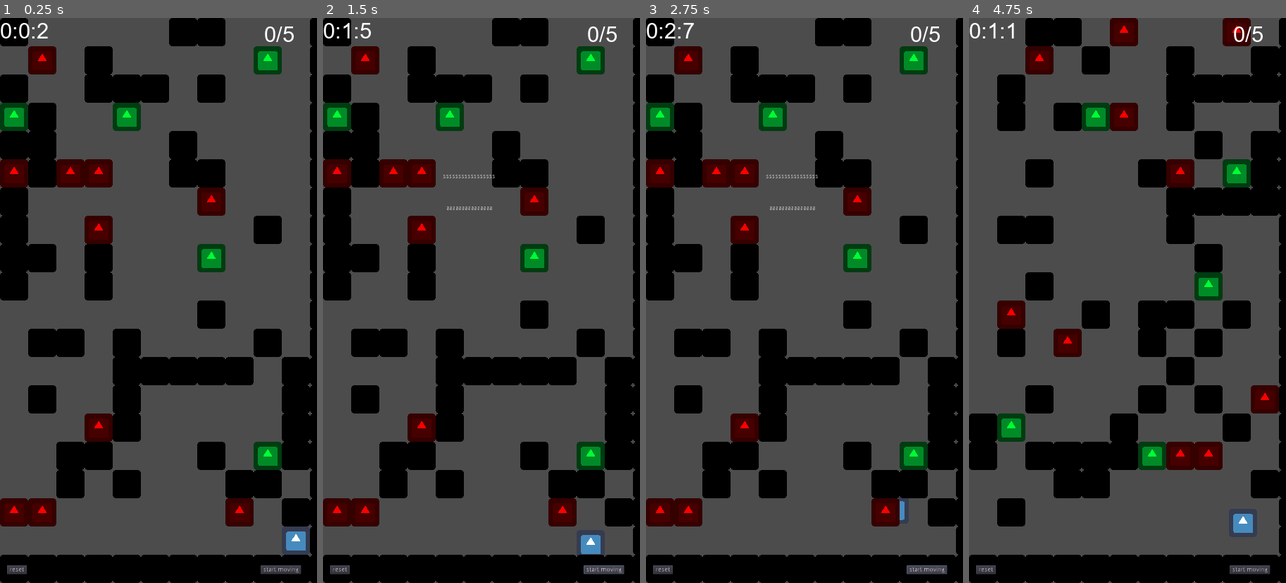
Above: before the commit, frames 1-4 (left to right).
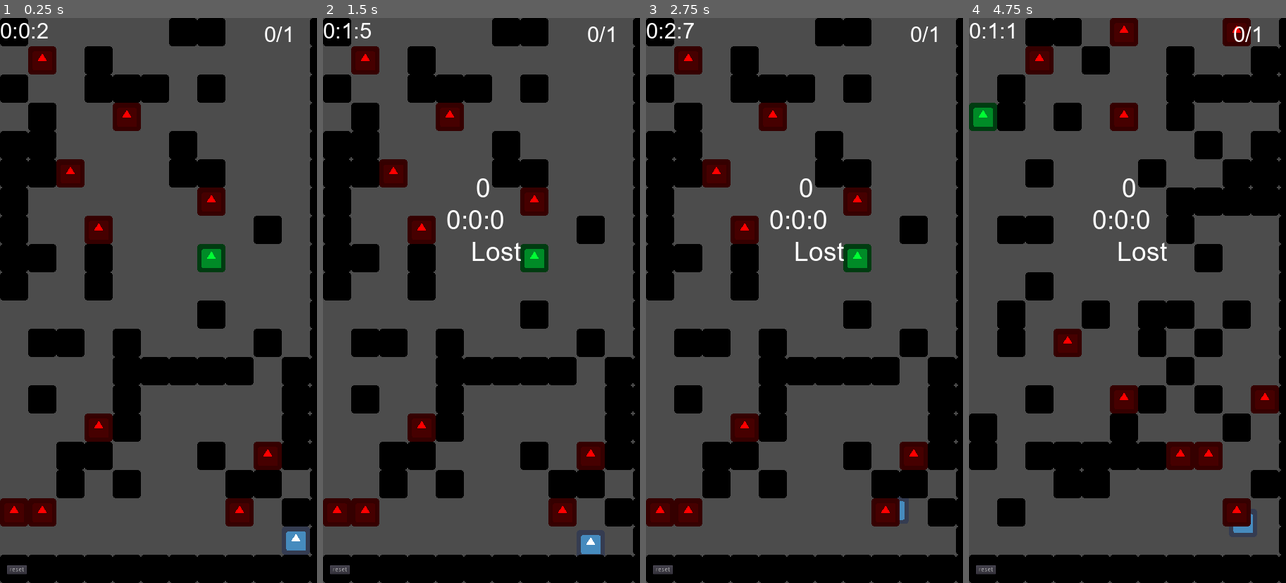
Above: after the commit, the same moments.

Repository: salimHarthi/mobile_game
Game: Godot game, scene res://map/Map.tscn
Same seed, same stepped clock (60 frames per second), same inputs: the game is played once before the commit and once after it. The engine's default icon, where the game draws it, is replaced by a stand-in: a white triangle on a blue panel in a dark square.
Inputs (mouse positions are in pixels of both pictures, inside the frame that each line leads up to):
- Up to frame 1 (0.25 s): no input
- Up to frame 2 (1.5 s): click (605, 571) at 0.5 s, where only the run before the commit has a clickable "start moving"; click (605, 571) at 1.25 s, where only the run before the commit has a clickable "start moving"
- Up to frame 3 (2.75 s): click (928, 571) at 2 s, where only the run before the commit has a clickable "start moving"
- Up to frame 4 (4.75 s): click "reset" at 2.75 s; click "reset" at 3.5 s; move the mouse to (1022, 34) at 4.27 s; click (1022, 34) at 4.42 s

The runs differ from the first frame. In frame 1, 2.9% of the frame differs, in the area x 0-96%, y 1-99%; in frame 2, 3.5%; in frame 3, 3.5%; in frame 4, 5.1%.

Commit message:
added dashbord

Diff:
--- /dev/null
+++ b/map/Label.gd
@@ -0,0 +1,13 @@
+extends Label
+
+
+
+func _ready():
+	self.text = str($"..".score)
+
+
+
+
+
+func _on_scoreBord__on_send_score(time, score):
+	self.text = str($"..".score)
--- /dev/null
+++ b/map/Label2.gd
@@ -0,0 +1,12 @@
+extends Label
+
+
+func _ready():
+	self.text = str($"..".time)
+
+
+
+
+
+func _on_scoreBord__on_send_score(time, score):
+	self.text = str($"..".time)
--- a/map/Map.gd
+++ b/map/Map.gd
@@ -5,7 +5,7 @@
 export(float,0,1) var prob_of_getting_tile = 0.06
 onready var good = preload("res://tiles/good.tscn")
 onready var denger_blocs = preload("res://tiles/denger_blocs.tscn")
-export(int) var max_number_of_good = 5
+export(int) var max_number_of_good =1
 export(int) var max_number_of_denger = 10
 var _points_collected = 0
 var rng = RandomNumberGenerator.new()
@@ -21,6 +21,8 @@
 }
 
 signal on_send_score(val)
+signal _on_end_game(v_scor,v_time,won_lose)
+
 func _init_grid():
 	grid = []
 	for x in width:
@@ -110,6 +112,7 @@
 				var b = denger_blocs.instance()
 				b.global_position = (walker*CellSize)+(CellSize/2)
 				b.connect('_on_end_game', $scoreBord, '_show_game_end')
+				b.connect('_on_end_game', self, '_on_end_game_handeler')
 				add_child(b)
 				borders.set_cellv(b.global_position, -1)
 				count+=1
@@ -117,7 +120,7 @@
 
 
 func _ready():
-	$scoreBord.hide()
+	$CanvasLayer/scoreBord.hide()
 	rng.randomize()
 	_init_grid()
 	#_clear_tilemaps()
@@ -135,4 +138,9 @@
 	_points_collected +=1
 	emit_signal('on_send_score',_points_collected)
 	if _points_collected ==max_number_of_good:
-		get_tree().reload_current_scene()
+		emit_signal("_on_end_game",_points_collected,$CanvasLayer/timerText.time,'Won')
+		#get_tree().reload_current_scene()
+
+
+func _on_end_game_handeler():
+	emit_signal("_on_end_game",_points_collected,$CanvasLayer/timerText.time,'Lost')
--- a/map/Map.tscn
+++ b/map/Map.tscn
@@ -1,10 +1,9 @@
-[gd_scene load_steps=14 format=2]
+[gd_scene load_steps=13 format=2]
 
 [ext_resource path="res://player/player.tscn" type="PackedScene" id=1]
 [ext_resource path="res://tiles/borders.tscn" type="PackedScene" id=2]
 [ext_resource path="res://assets/score.tscn" type="PackedScene" id=3]
 [ext_resource path="res://lineDrawer/lineDrawer.tscn" type="PackedScene" id=4]
-[ext_resource path="res://buttons/move.tscn" type="PackedScene" id=5]
 [ext_resource path="res://buttons/reset.tscn" type="PackedScene" id=6]
 [ext_resource path="res://map/Map.gd" type="Script" id=7]
 [ext_resource path="res://assets/arial.ttf" type="DynamicFontData" id=8]
@@ -34,12 +33,6 @@
 position = Vector2( 328, 464 )
 points = PoolVector2Array( 224, -168 )
 
-[node name="move" parent="." instance=ExtResource( 5 )]
-margin_left = 592.0
-margin_top = 1240.0
-margin_right = 684.0
-margin_bottom = 1260.0
-
 [node name="reset" parent="." instance=ExtResource( 6 )]
 margin_left = 16.0
 margin_top = 1240.0
@@ -61,12 +54,11 @@
 margin_bottom = 72.0
 custom_fonts/normal_font = SubResource( 1 )
 
-[node name="scoreBord" parent="." instance=ExtResource( 11 )]
+[node name="scoreBord" parent="CanvasLayer" instance=ExtResource( 11 )]
 margin_left = 120.0
 margin_top = 288.0
 margin_right = 632.0
 margin_bottom = 672.0
 
+[connection signal="_on_end_game" from="." to="CanvasLayer/scoreBord" method="_on_Map__on_end_game"]
 [connection signal="mypath_created" from="lineDrawer" to="player" method="_on_lineDrawer_mypath_created"]
-[connection signal="pressed" from="move" to="player" method="_on_move_pressed"]
-[connection signal="pressed" from="move" to="lineDrawer" method="_on_move_pressed"]
--- a/map/scoreBord.gd
+++ b/map/scoreBord.gd
@@ -1,21 +1,33 @@
 extends Control
 
-onready var denger_blocs = preload("res://tiles/denger_blocs.tscn")
+
 # Declare member variables here. Examples:
 # var a = 2
 # var b = "text"
+signal _on_send_score(time,score,won_lose)
 
-
+var score = 0
+var time = "0:0:0"
 
 func _ready():
 	pass # Replace with function body.
+#func _on_get_score_and_time(v_scor,v_time):
+#	score = v_scor
+#	time = v_time
 
-func _on_get_a_point_handel():
-	print("point")
-func _show_game_end():
-	self.show()
-	print("game end")
+#func _show_game_end():
+#	emit_signal("_on_send_score",score,time)
+#	self.show()
+#	print("game end")
 
 # Called every frame. 'delta' is the elapsed time since the previous frame.
 #func _process(delta):
 #	pass
+
+
+func _on_Map__on_end_game(v_scor, v_time,won_lose):
+	score = "Score: " +str(v_scor)
+	time = "Time: "+str(v_time)
+	emit_signal("_on_send_score",score,time,won_lose)
+	self.show()
+	print("game end")
--- a/map/scoreBord.tscn
+++ b/map/scoreBord.tscn
@@ -1,22 +1,53 @@
-[gd_scene load_steps=2 format=2]
+[gd_scene load_steps=9 format=2]
 
 [ext_resource path="res://map/scoreBord.gd" type="Script" id=1]
+[ext_resource path="res://map/Label.gd" type="Script" id=2]
+[ext_resource path="res://map/Label2.gd" type="Script" id=3]
+[ext_resource path="res://assets/arial.ttf" type="DynamicFontData" id=4]
+[ext_resource path="res://map/won_lose.gd" type="Script" id=5]
+
+[sub_resource type="DynamicFont" id=3]
+size = 60
+font_data = ExtResource( 4 )
+
+[sub_resource type="DynamicFont" id=1]
+size = 60
+font_data = ExtResource( 4 )
+
+[sub_resource type="DynamicFont" id=2]
+size = 60
+font_data = ExtResource( 4 )
 
 [node name="scoreBord" type="Control"]
 margin_right = 512.0
 margin_bottom = 384.0
 script = ExtResource( 1 )
 
-[node name="Label" type="Label" parent="."]
+[node name="won_lose" type="Label" parent="."]
+margin_left = 216.0
+margin_top = 208.0
+margin_right = 360.0
+margin_bottom = 280.0
+custom_fonts/font = SubResource( 3 )
+script = ExtResource( 5 )
+
+[node name="score" type="Label" parent="."]
 margin_left = 152.0
 margin_top = 64.0
 margin_right = 336.0
 margin_bottom = 128.0
-text = "sssssssssssssssss"
+custom_fonts/font = SubResource( 1 )
+align = 1
+script = ExtResource( 2 )
 
-[node name="Label2" type="Label" parent="."]
+[node name="time" type="Label" parent="."]
 margin_left = 160.0
 margin_top = 136.0
 margin_right = 360.0
 margin_bottom = 192.0
-text = "aaaaaaaaaaaaaaa"
+custom_fonts/font = SubResource( 2 )
+script = ExtResource( 3 )
+
+[connection signal="_on_send_score" from="." to="score" method="_on_scoreBord__on_send_score"]
+[connection signal="_on_send_score" from="." to="time" method="_on_scoreBord__on_send_score"]
+[connection signal="_on_send_score" from="." to="won_lose" method="_on_scoreBord__on_send_score"]
--- a/map/timerText.gd
+++ b/map/timerText.gd
@@ -4,7 +4,7 @@
 var ms = 0
 var s =0
 var m = 0
-
+var time ="0:0:0"
 func _process(delta):
 	if ms>9:
 		s+=1
@@ -13,8 +13,8 @@
 	if s>59:
 		m+=1
 		s = 0
-
-	set_text(str(m)+":"+str(s)+":"+str(ms))
+	time = str(m)+":"+str(s)+":"+str(ms)
+	set_text(time)
 
 
 func _on_Timer_timeout():
--- /dev/null
+++ b/map/won_lose.gd
@@ -0,0 +1,20 @@
+extends Label
+
+
+# Declare member variables here. Examples:
+# var a = 2
+# var b = "text"
+
+
+# Called when the node enters the scene tree for the first time.
+func _ready():
+	self.text = str($"..".score)
+
+
+# Called every frame. 'delta' is the elapsed time since the previous frame.
+#func _process(delta):
+#	pass
+
+
+func _on_scoreBord__on_send_score(time, score,won_lose):
+	self.text = str(won_lose)
